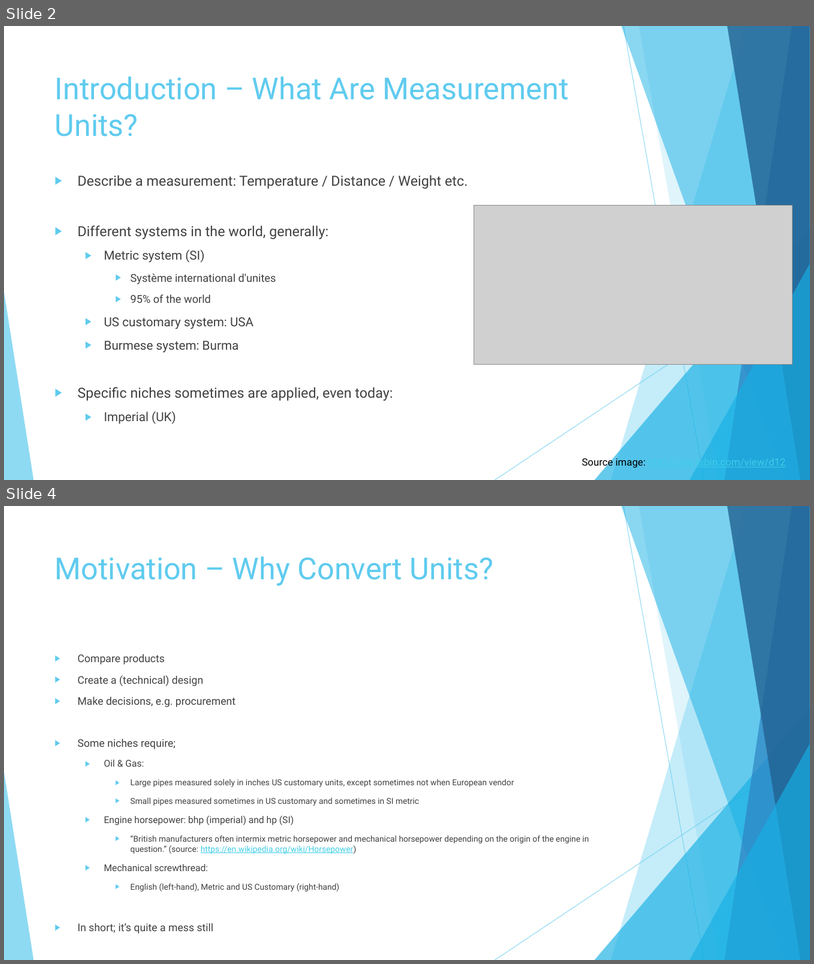
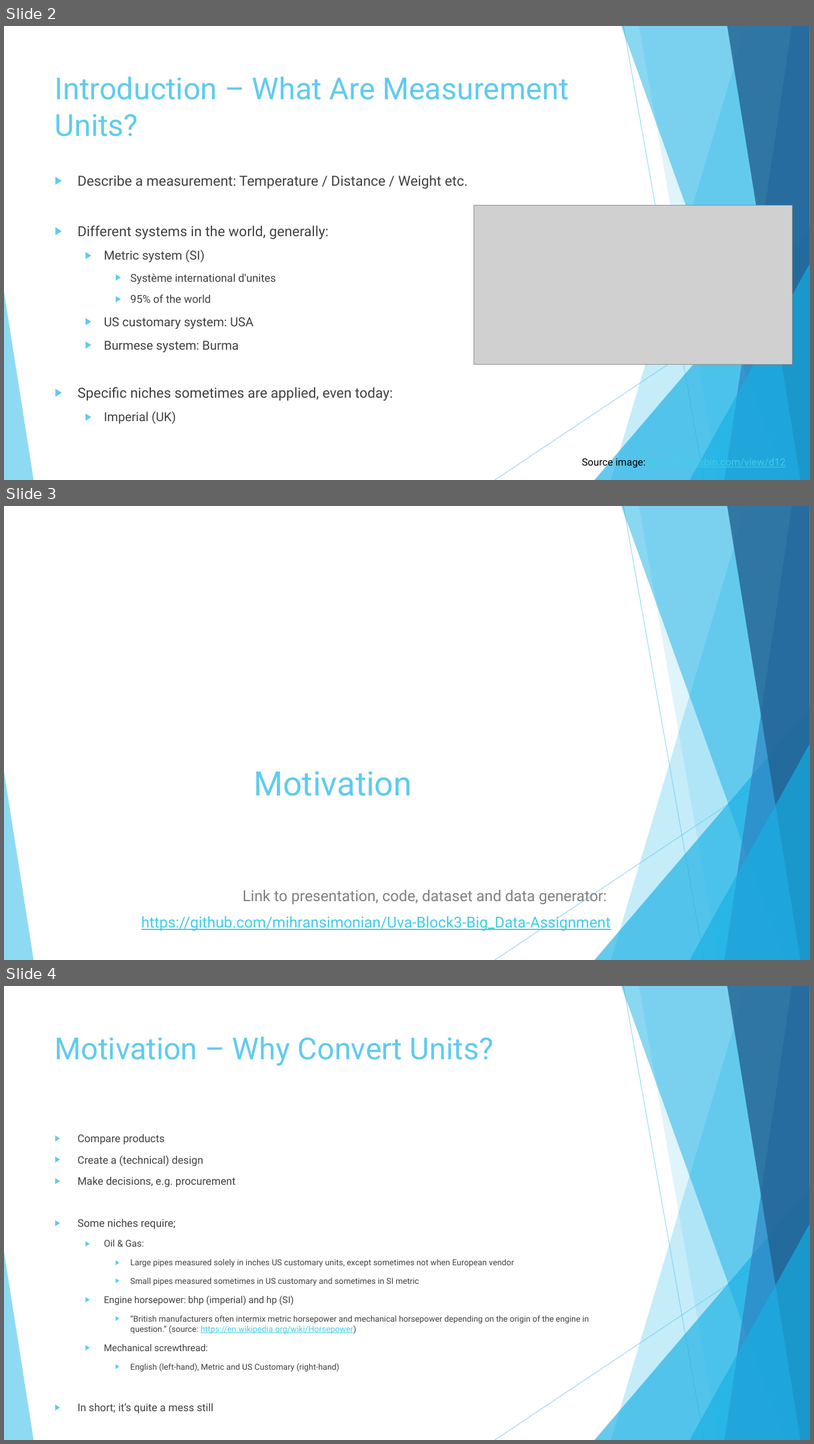
Before and after one commit to mihransimonian/Uva-Block3-Big_Data-Assignment, a slide deck: Presentation/Converting Units Across Multiple Data Sources Using CSV.pptx. Shown one above the other, each under a label of ours: slides 2 and 4 before the commit, slides 2, 3 and 4 after it; the slides between them are not shown. The pictures are 814x964 and 814x1444 pixels, drawn with LibreOffice and Linux fonts; fonts in the diff are those of the drawing; grey boxes stand for pictures. Boxes give left, top, right and bottom in pixels: in the first picture for what was removed or moved away, otherwise in the second. Text is boxed around its words. In the diff, an @@ line names an element or a change of style, - is before the commit and + after.

```diff
--- a/Presentation/Converting Units Across Multiple Data Sources Using CSV.pptx
+++ b/Presentation/Converting Units Across Multiple Data Sources Using CSV.pptx
@@ slide 3 added at <box>4,506,810,960</box>, background #FFFFFF; not listed: 10 template elements that a slide beside it also shows @@
@@ title added at <box>254,771,412,796</box>, 40 pt, text #5FCBEF @@
+Motivation
@@ text added at <box>141,887,611,931</box>, 18 pt, text #3FCDE7, underline @@
+Link to presentation, code, dataset and data generator:
+https://github.com/mihransimonian/Uva-Block3-Big_Data-Assignment
```
Also in this commit, not shown: 4 slides changed, 3 other slides added, 7 slides removed, 1 other file.
